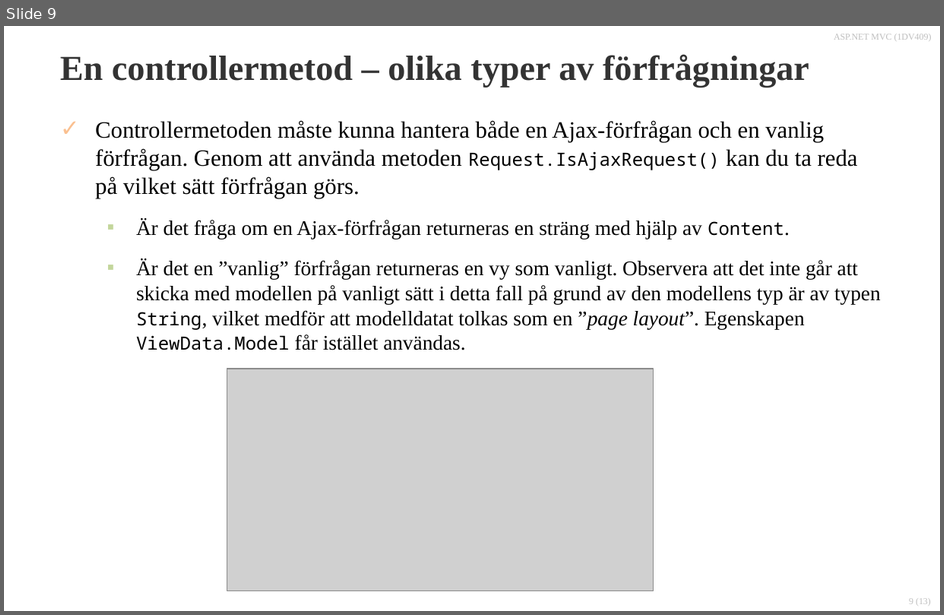
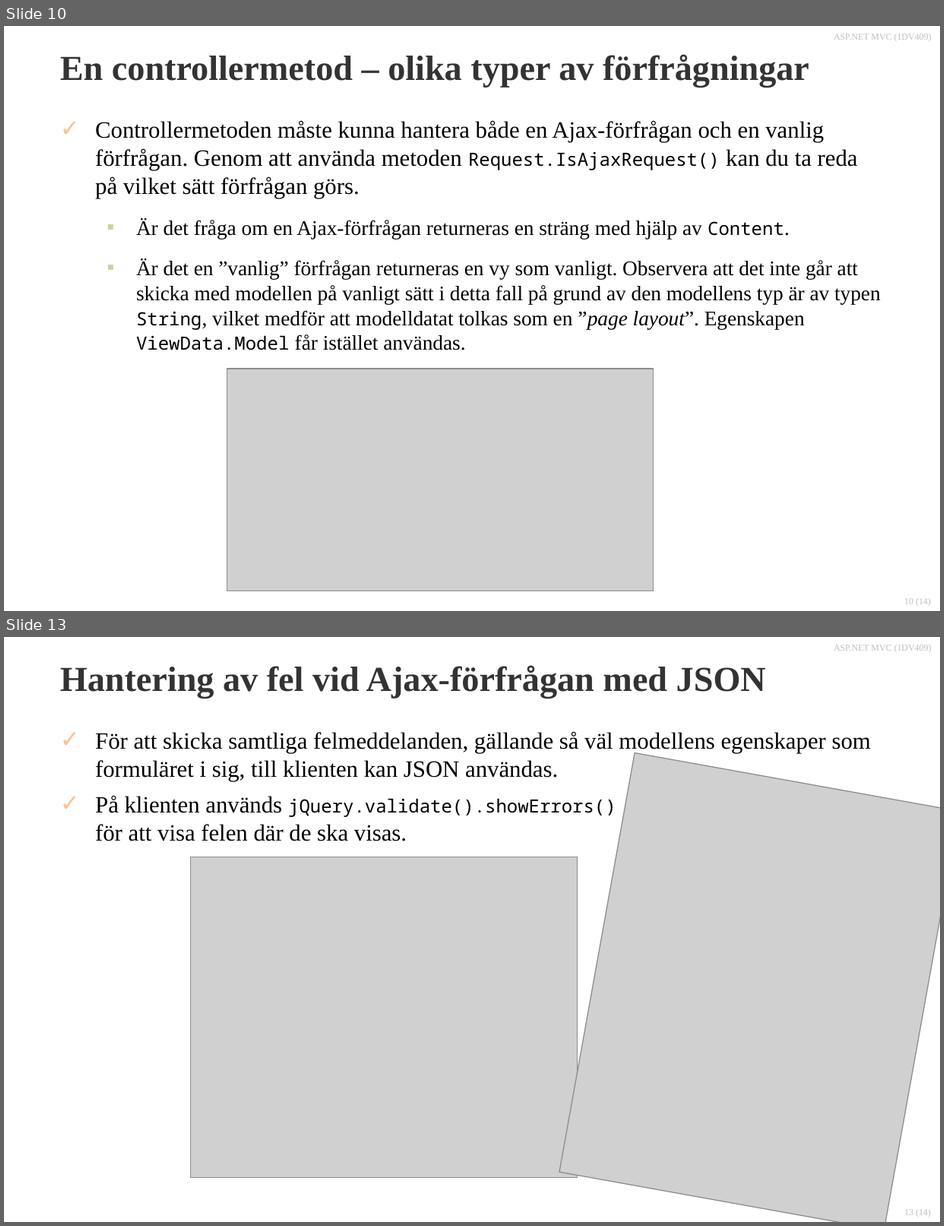
Before and after one commit to 1dv409/kursmaterial, a slide deck: Presentationsmaterial/Dokument/1.7 Unobtrusive Ajax.pptx. Shown one above the other, each under a label of ours: slide 9 before the commit, slides 10 and 13 after it; the slides between them are not shown. The pictures are 944x615 and 944x1226 pixels, drawn with LibreOffice and Linux fonts; fonts in the diff are those of the drawing; grey boxes stand for pictures; background and template pictures are left out. Boxes give left, top, right and bottom in pixels: in the first picture for what was removed or moved away, otherwise in the second. Text is boxed around its words. In the diff, an @@ line names an element or a change of style, - is before the commit and + after.

```diff
--- a/Presentationsmaterial/Dokument/1.7 Unobtrusive Ajax.pptx
+++ b/Presentationsmaterial/Dokument/1.7 Unobtrusive Ajax.pptx
@@ slide 13 added at (4,637,940,1222), background #FFFFFF; not listed: 2 template elements that a slide beside it also shows @@
@@ title added at (60,665,766,698), 27 pt, text #333333, bold @@
+Hantering av fel vid Ajax-förfrågan med JSON
@@ text added at (95,731,871,841), 18 pt, text #000000 @@
+✓ För att skicka samtliga felmeddelanden, gällande så väl modellens egenskaper som formuläret i sig, till klienten kan JSON användas.
+✓ På klienten används jQuery.validate().showErrors()
+  för att visa felen där de ska visas.
@@ picture added at (560,753,940,1222) @@
@@ picture added at (190,857,577,1177) @@
@@ what was slide 9 is now slide 10 @@
@@ page number at (905,599,931,606): text changed @@
-9 (13)
+10 (14)
```
Also in this commit, not shown: 1 slide changed, 3 other slides added, 14 other files.
